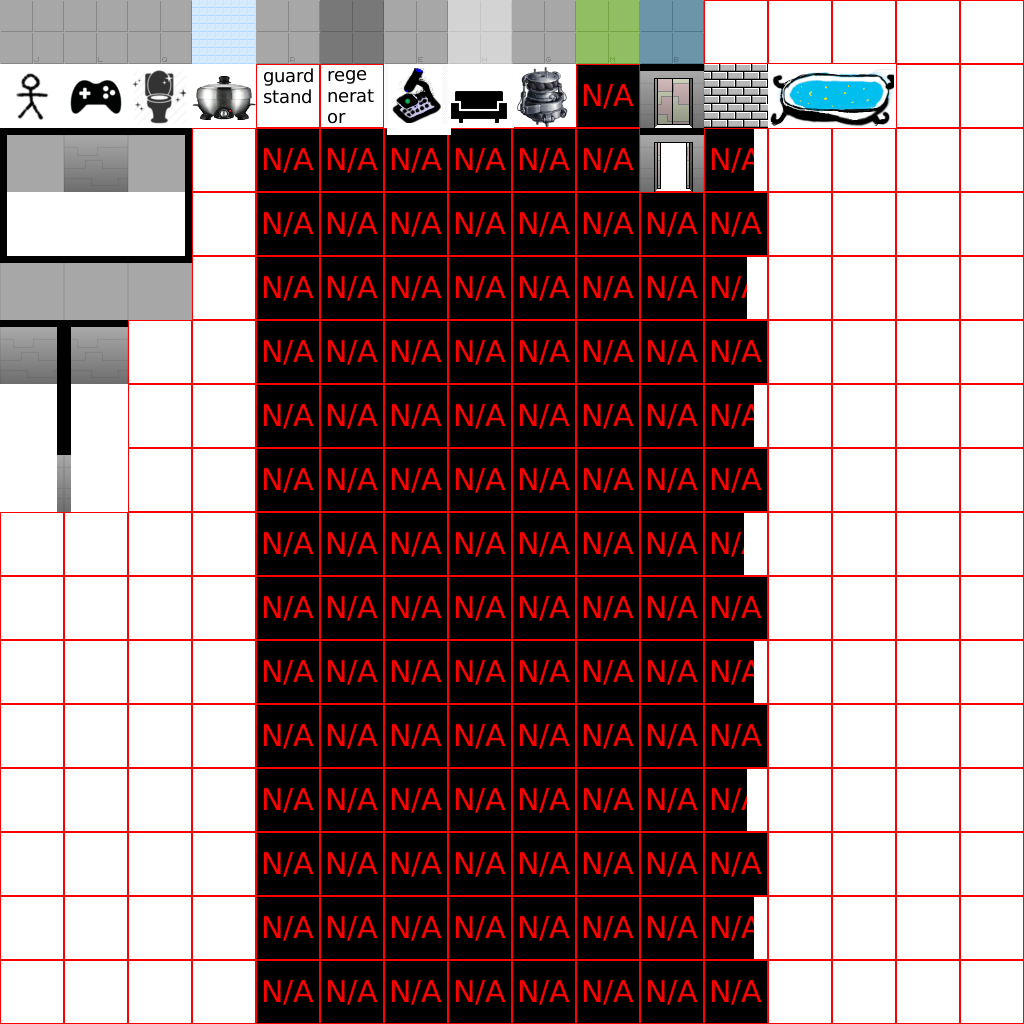
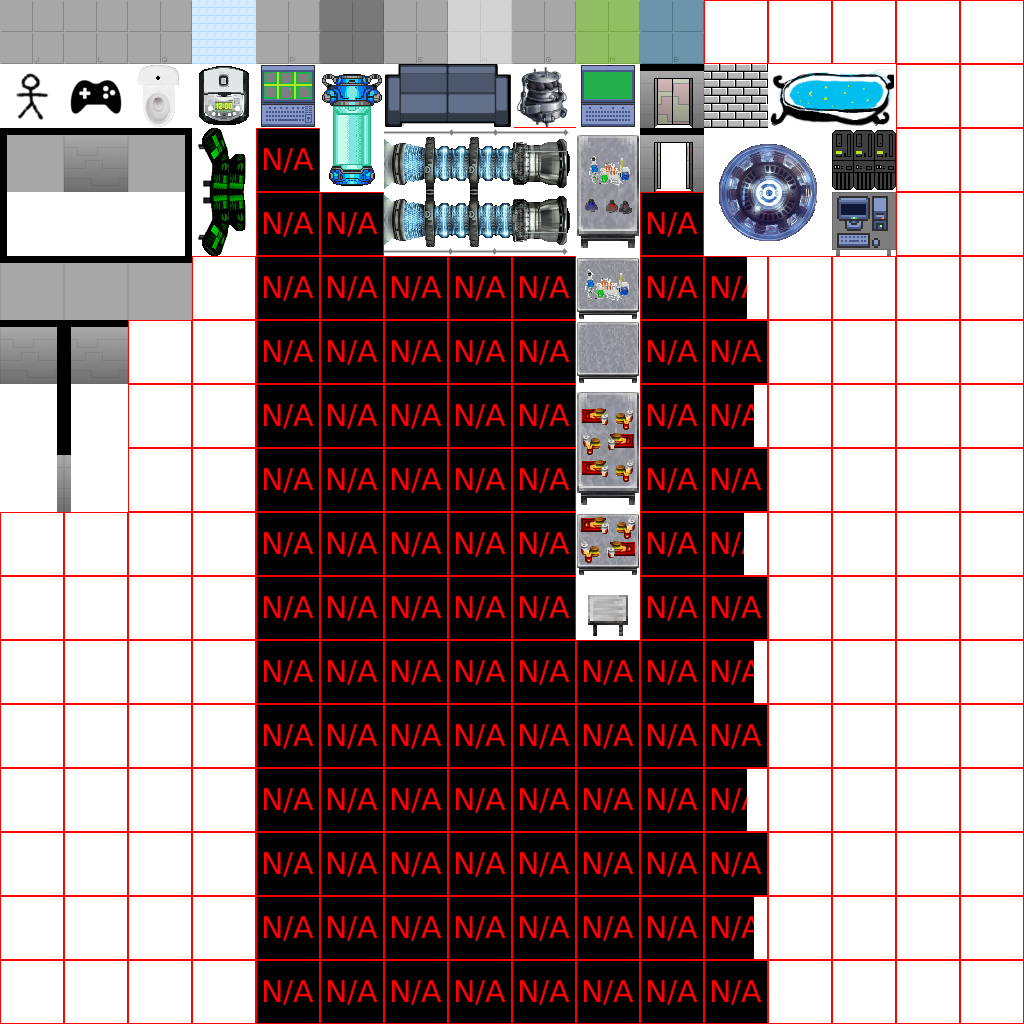
Revision of a layered 1024×1024 image; what changed, layer by layer:
painted on "Background" over (132, 64, 896, 640)
